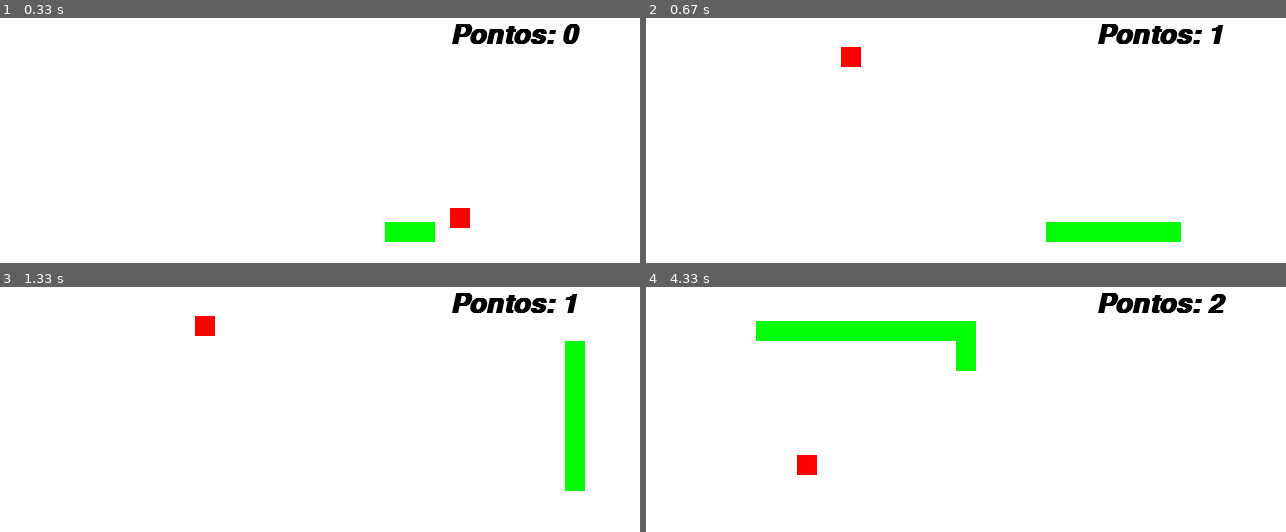
Above: before the commit, frames 1-4 (two rows, left to right).
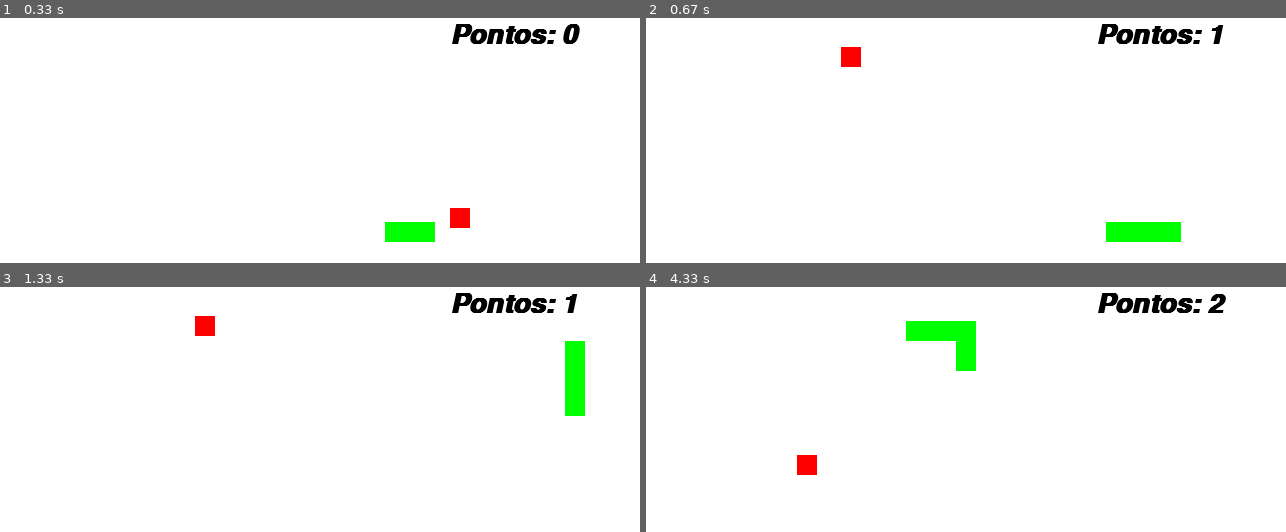
Above: after the commit, the same moments.

Repository: Renaum98/Python
Game: pygame game, started from PyGame/game.py
Same seed, same stepped clock (60 frames per second), same inputs: the game is played once before the commit and once after it.
Inputs:
- Up to frame 1 (0.33 s): no input
- Up to frame 2 (0.67 s): hold D from 0.33 s (still down)
- Up to frame 3 (1.33 s): release D at 0.8 s; hold W 0.83-1.3 s
- Up to frame 4 (4.33 s): hold D 1.33-1.8 s; hold S 2.4-2.7 s; hold A 2.73-3.13 s; hold W 3.17-3.53 s; hold D 3.57-4.2 s; hold S from 4.23 s (still down)

Frame 1 is identical in both runs. In frame 2, 0.8% of the frame differs, in the area x 62-72%, y 83-92%; in frame 3, 1.0%; in frame 4, 1.9%, in the area x 17-41%, y 13-23%.

Commit message:
Update game.py

Diff:
--- a/PyGame/game.py
+++ b/PyGame/game.py
@@ -96,7 +96,7 @@
         y_maca = randint(50, 430)
         conta_ponto +=1
         som_colisao.play()
-        comprimento_inicial += 20
+        comprimento_inicial += 5
 
     lista_cabeca = []
     lista_cabeca.append(x_cobra)
